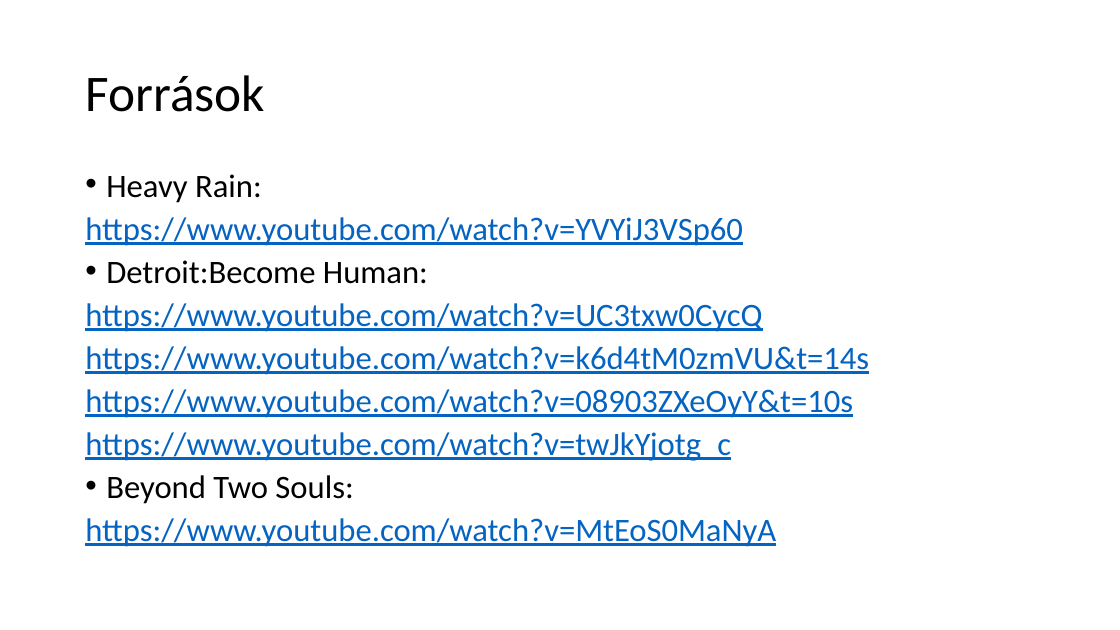
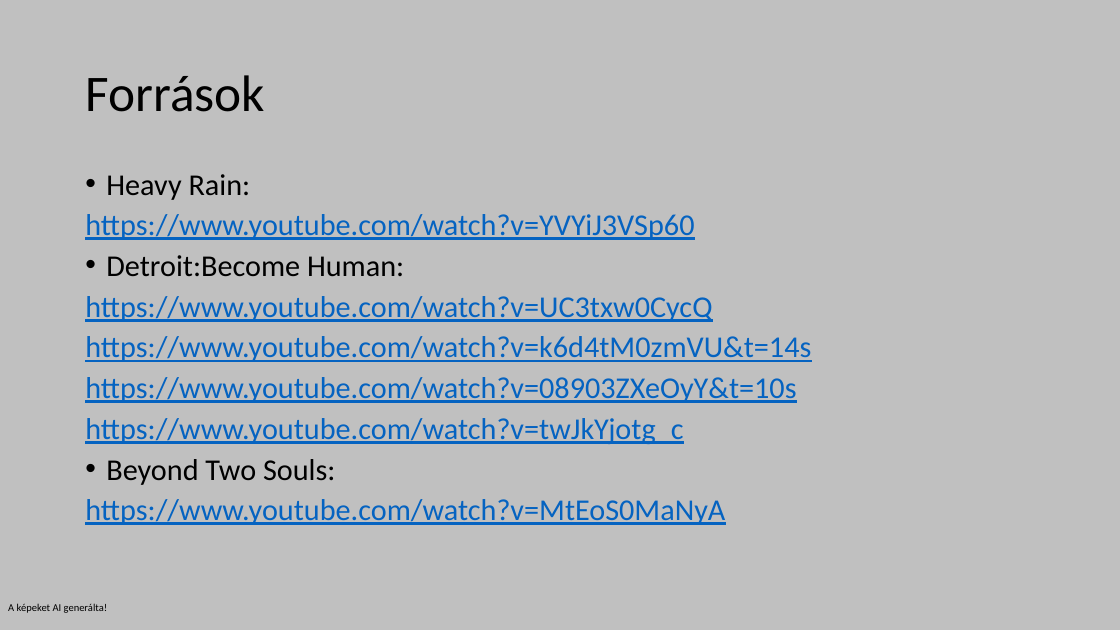
Before and after one commit to jovanovskiviktor/IKT_PROJEKT_1_GAME, a slide deck: slide 5 of jatekbemutato.pptx. Drawn at 1120x630 pixels with LibreOffice and Linux fonts; fonts in the diff are those of the drawing. Boxes give left, top, right and bottom in pixels: in the first picture for what was removed or moved away, otherwise in the second. Text is boxed around its words. In the diff, an @@ line names an element or a change of style, - is before the commit and + after.

```diff
--- a/jatekbemutato.pptx
+++ b/jatekbemutato.pptx
@@ background #FFFFFF to #C0C0C0 @@
@@ text "Heavy Rain:" at [85, 174, 811, 525]: size 28 to 25.9 pt @@
@@ text added at [8, 603, 108, 613], 9 pt, text #000000 @@
+A képeket AI generálta!
```
Also in this commit, not shown: 3 other slides changed, 1 slide added, 1 slide removed.
